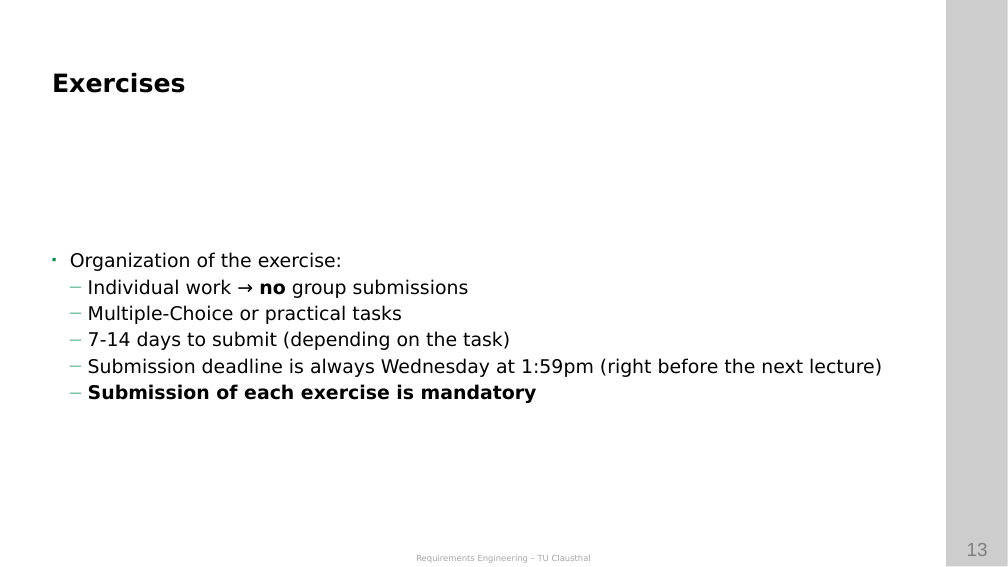
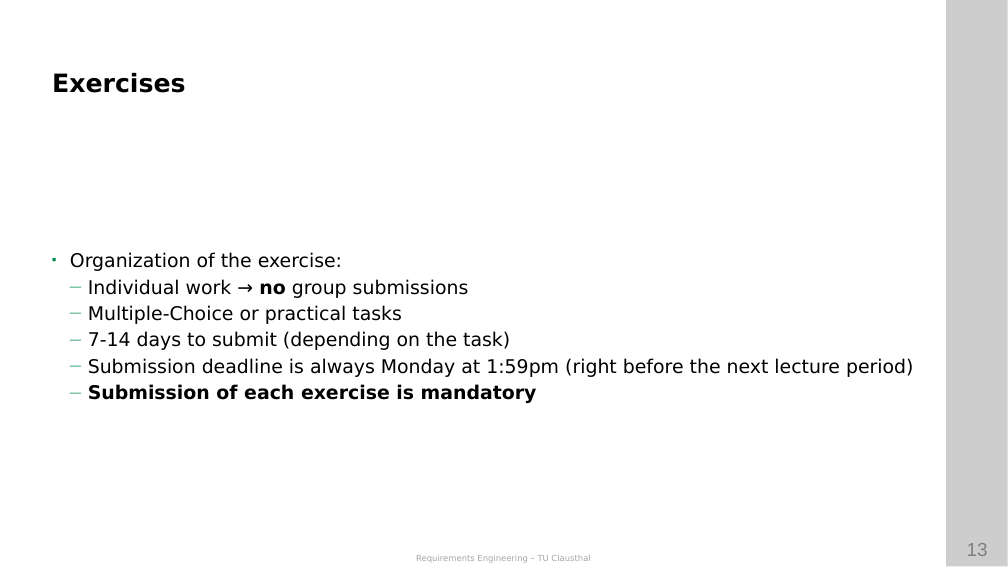
Before and after one commit to ETCE-LAB/teaching-material, a slide deck: slide 13 of Requirements-Engineering/RE-L00-Organization.pptx. Drawn at 1008x567 pixels with LibreOffice and Linux fonts; fonts in the diff are those of the drawing; background and template pictures are left out. Boxes give left, top, right and bottom in pixels: in the first picture for what was removed or moved away, otherwise in the second. Text is boxed around its words. In the diff, an @@ line names an element or a change of style, - is before the commit and + after.

```diff
--- a/Requirements-Engineering/RE-L00-Organization.pptx
+++ b/Requirements-Engineering/RE-L00-Organization.pptx
@@ text at (88,358,914,377): text changed @@
-  — Submission deadline is always Wednesday at 1:59pm (right before the next lecture)
+  — Submission deadline is always Monday at 1:59pm (right before the next lecture period)
```
Also in this commit, not shown: 8 other slides changed, 1 slide added, 5 slides removed, 1 other file.
